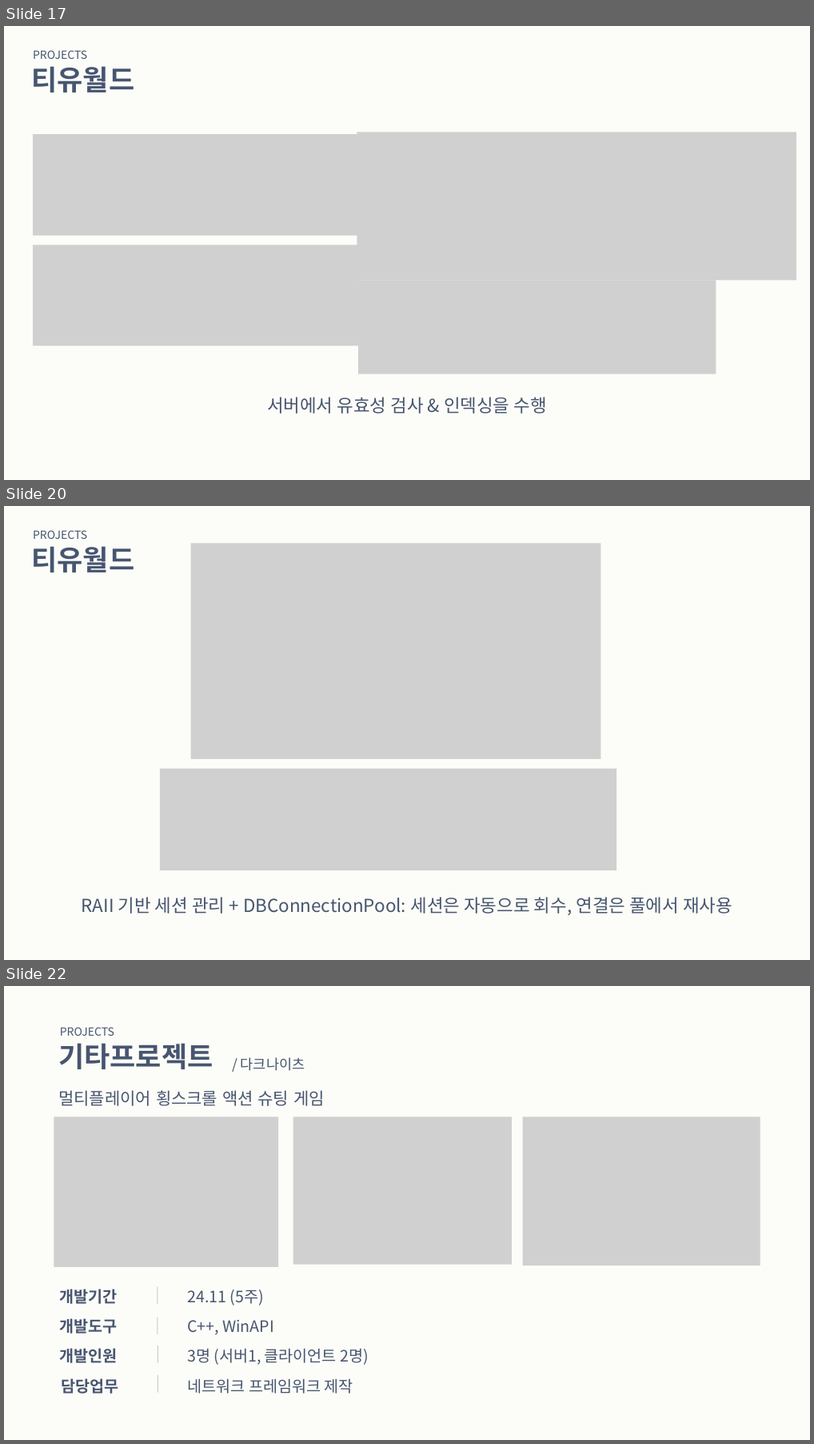
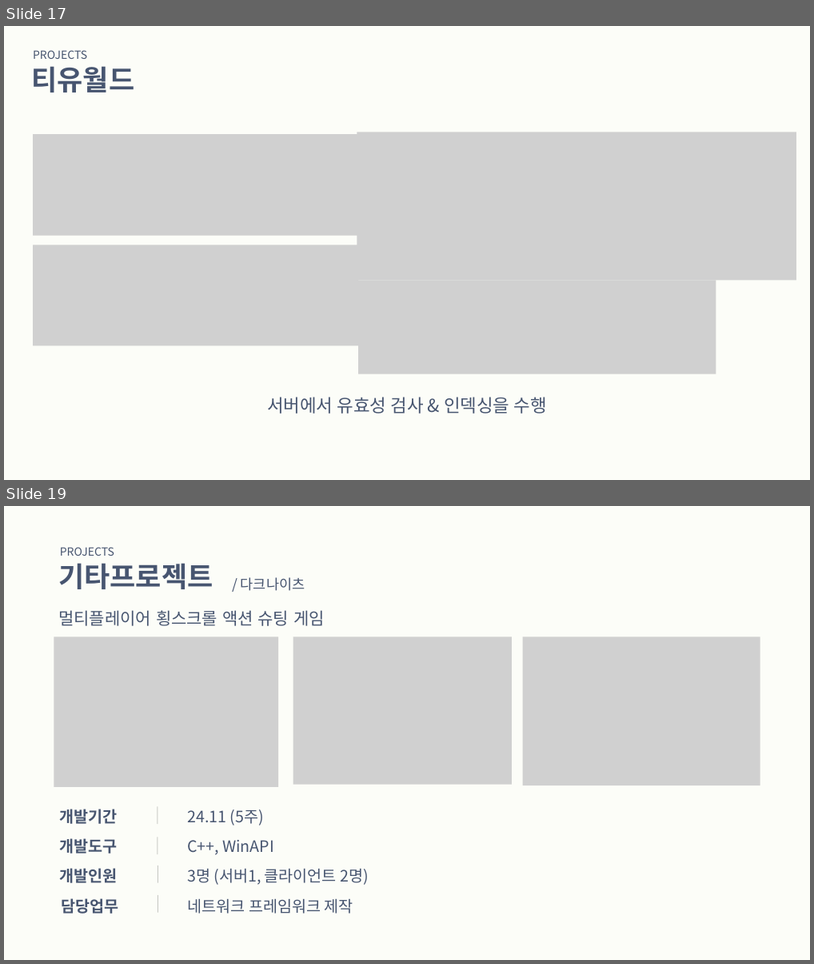
Before and after one commit to sungone/GP2025, a slide deck: 문서/포트폴리오/황수지/황수지포트폴리오.pptx. Shown one above the other, each under a label of ours: slides 17, 20 and 22 before the commit, slides 17 and 19 after it; the slides between them are not shown. The pictures are 814x1444 and 814x964 pixels, drawn with LibreOffice and Linux fonts; fonts in the diff are those of the drawing; grey boxes stand for pictures. Boxes give left, top, right and bottom in pixels: in the first picture for what was removed or moved away, otherwise in the second. Text is boxed around its words. In the diff, an @@ line names an element or a change of style, - is before the commit and + after.

```diff
--- a/문서/포트폴리오/황수지/황수지포트폴리오.pptx
+++ b/문서/포트폴리오/황수지/황수지포트폴리오.pptx
@@ slide 20 removed at (4,506,810,960), background #FCFDF8 @@
@@ text removed at (31,546,134,572) @@
-티유월드
@@ text removed at (33,530,87,539) @@
-PROJECTS
@@ picture removed at (191,543,601,759) @@
@@ picture removed at (160,768,617,870) @@
@@ text removed at (82,896,733,915) @@
-RAII 기반 세션 관리 + DBConnectionPool: 세션은 자동으로 회수, 연결은 풀에서 재사용
@@ what was slide 22 is now slide 19 @@
```
Also in this commit, not shown: 4 slides changed, 2 other slides removed.
